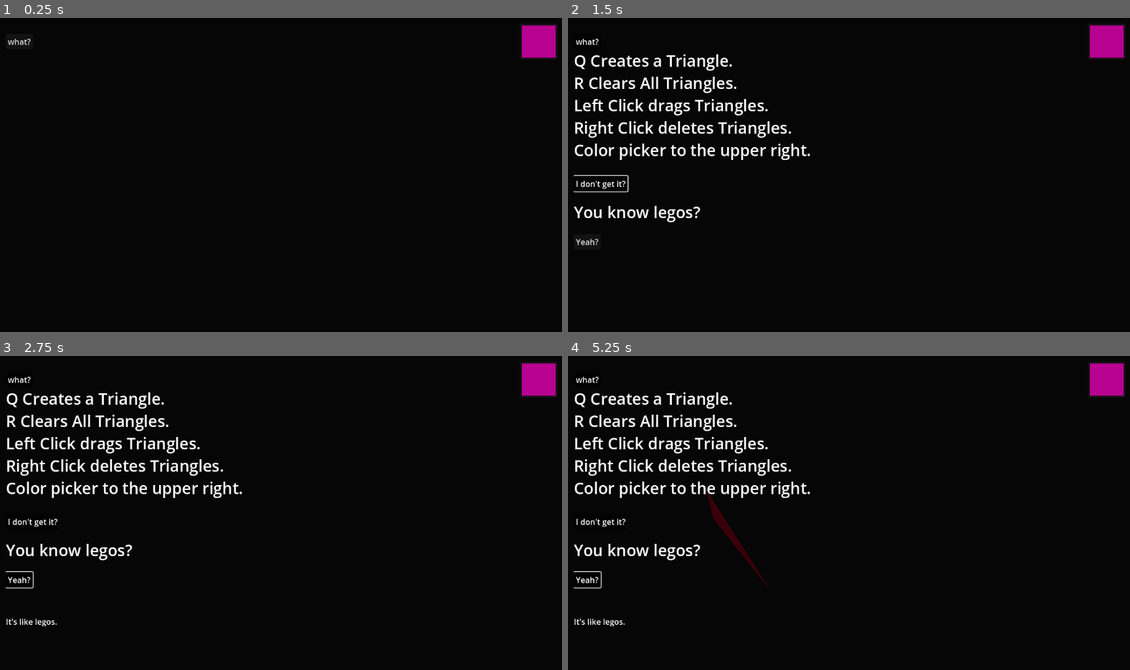
Above: before the commit, frames 1-4 (two rows, left to right).
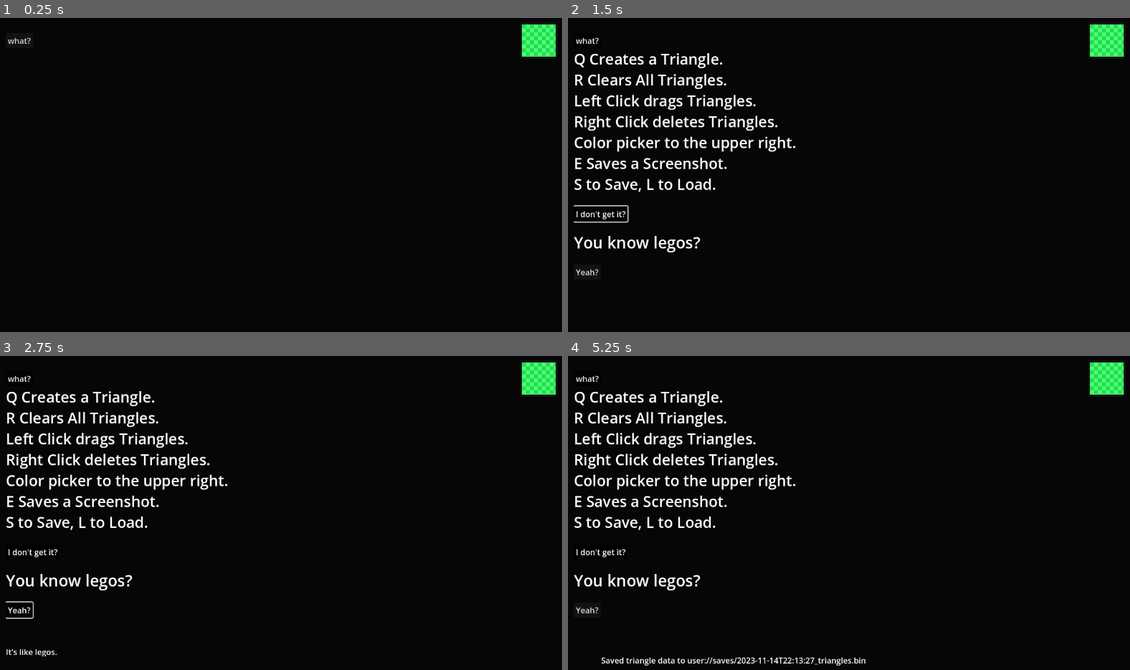
Above: after the commit, the same moments.

Repository: helloimowen/triangles
Game: Godot game, scene res://node_2d.tscn
Two runs of this game, one before a commit and one after it. Both use one fixed random seed, a clock stepped at 60 frames per second and the inputs below.
Inputs (mouse positions are in pixels of both pictures, inside the frame that each line leads up to):
- Up to frame 1 (0.25 s): no input
- Up to frame 2 (1.5 s): click "what?" at 0.5 s; click "I don't get it?" at 1.25 s
- Up to frame 3 (2.75 s): click "Yeah?" at 2 s
- Up to frame 4 (5.25 s): tap Enter at 2.75 s; move the mouse to (972, 500) at 2.77 s; tap E at 2.85 s; click (972, 500) at 2.92 s; tap L at 3.05, 4.35 s; click (607, 399) at 3.5 s, where only the run after the commit has a clickable "X"; tap Space at 4.25 s; move the mouse to (730, 531) at 4.27 s; hold S 4.28-5 s; click (730, 531) at 4.42 s; tap Q at 4.55 s; click (742, 456) at 5 s, where only the run after the commit has a clickable "2023-11-14T22:13:27_triangles…"

The runs differ from the first frame. In frame 1, 0.7% of the frame differs, in the area x 1-99%, y 2-13%; in frame 2, 7.3%; in frame 3, 7.4%; in frame 4, 8.1%, in the area x 1-99%, y 2-99%.

Commit message:
adding save and load (#2)

Diff:
--- /dev/null
+++ b/Close.gd
@@ -0,0 +1,5 @@
+extends Button
+
+# when button is pressed, hide the grandparent container
+func _on_Button_pressed():
+	get_parent().get_parent().hide()
--- a/makeTri.gd
+++ b/makeTri.gd
@@ -1,28 +1,198 @@
 extends Node2D
 
 const MIN_TRI_SIZE = 500
+const PREVIEW_SCALE = .25
+const AUTOSAVE_FRAMES = 1800
+const TIMER_DURATION = 3
 
+func _ready():
+	#make dir saves if it doesn't exist
+
+	var saves_dir = DirAccess.open("user://")
+	if not saves_dir.dir_exists("saves"):
+		saves_dir.make_dir("saves")
+
+# each frame, check and see if timer is done on the saved dialogue
+func _process(_delta):
+	var saved_dialogue = get_node("/root/Node2D/ColorRect/ImageSaved")
+	saved_dialogue.get_node("Timer").set("time_left", saved_dialogue.get_node("Timer").time_left - _delta)
+	if saved_dialogue.get_node("Timer").time_left <= 0:
+		saved_dialogue.hide()
+
+	# autosave
+	if Engine.get_frames_drawn() > AUTOSAVE_FRAMES and Engine.get_frames_drawn() % AUTOSAVE_FRAMES == 0:
+		save_all_tris('1_autosave')
 
 func _input(event):
 	# if "Q" is pressed, spawn a triangle SCENE
 	if event is InputEventKey and event.pressed and event.keycode == KEY_Q:
-		while true:
-			var triangle = load("res://triangle.tscn").instantiate()
-			# set triangle position to be centered on the mouse:
-			triangle.init_tri()
-			if triangle.get_tri_area() > MIN_TRI_SIZE:
-				triangle.position = get_global_mouse_position() - triangle.get_tri_center()
-
-				# if triangle is large enough to be visible, add it to the scene
-
-				add_child(triangle)
-				break
-
-			else:
-				print("triangle too small, try again buddy.")
+		make_tri()
 
 	# if "R" is pressed, clear all triangles from the scene
 	if event is InputEventKey and event.pressed and event.keycode == KEY_R:
-		for child in get_children():
-			if child is Polygon2D:  # CAREFUL IF WE EVER ADD ANY OTHER POLY2Ds LOL
-				child.queue_free()
+		clear_tris()
+
+	# if "E" is pressed, save the scene as a .png
+	if event is InputEventKey and event.pressed and event.keycode == KEY_E:
+		takeScreenshot()
+
+	# if "S" is pressed, save the scene as a bin file containing the a godot packed binary array
+	if event is InputEventKey and event.pressed and event.keycode == KEY_S:
+		save_all_tris()
+
+	# if "L" is pressed, load the scene from the godot binary format.
+	if event is InputEventKey and event.pressed and event.keycode == KEY_L:
+		load_tri_files()
+
+func make_tri(tri_min_size = MIN_TRI_SIZE):
+	while true:
+		var triangle = load("res://triangle.tscn").instantiate()
+		# set triangle position to be centered on the mouse:
+		triangle.init_tri()
+		if triangle.get_tri_area() > tri_min_size:
+			triangle.position = get_global_mouse_position() - triangle.get_tri_center()
+
+			# if triangle is large enough to be visible, add it to the scene
+
+			add_child(triangle)
+			break
+
+		else:
+			print("triangle too small, try again buddy.")
+
+func save_all_tris(filename_override=null):
+	var tri_list = []
+	for child in get_children():
+		if child is Polygon2D:
+			var poly_dict = {"poly_points": child.polygon, "color": child.color, "position": child.position}
+			tri_list.append(poly_dict)
+
+	var packed_tri_list = var_to_bytes(tri_list)
+	var current_iso_time = Time.get_datetime_string_from_system()
+
+	var file_name = "user://saves/"+ current_iso_time +"_triangles.bin"
+	if filename_override != null:
+		file_name = "user://saves/"+ filename_override +"_triangles.bin"
+
+	var write_file = FileAccess.open(file_name, FileAccess.WRITE)
+
+	# write packed tri list to file
+	write_file.store_buffer(packed_tri_list)
+	write_file.close()
+
+	var screenshot_name = 'saves/' + current_iso_time
+	if filename_override != null:
+		screenshot_name = "saves/" + filename_override
+
+	takeScreenshot("_preview", screenshot_name, PREVIEW_SCALE) # save thumbnail of scene
+
+	var saved_dialogue = get_node("/root/Node2D/ColorRect/ImageSaved")
+
+	await get_tree().create_timer(1.0 / 30).timeout # hack, timeout to beat the screenshot above...
+
+	saved_dialogue.set_text("Saved triangle data to " + file_name)
+	saved_dialogue.show()
+	saved_dialogue.get_node("Timer").start(TIMER_DURATION)
+
+	print("Saved triangle data to " + file_name)
+
+func load_tri_files():
+	var file_list = []
+	var photo_list = []
+	# sort lists:
+
+	var user_files = DirAccess.open("user://saves")
+	if user_files:
+		user_files.list_dir_begin()
+		while true:
+			var filename = user_files.get_next()
+
+			if "_triangles.bin" in filename:
+				file_list.append(filename)
+				photo_list.append(filename.replace("_triangles.bin", "_preview.png"))
+			elif filename == "":
+				break
+	else:
+		print("no files found!")
+
+	file_list.sort() # uhhh, both paths start with iso dates, so should sort correctly.
+	photo_list.sort()
+
+	# user_files.free() # uhh maybe I need this?
+
+	var list_of_saves = get_node("/root/Node2D/ColorRect/ScrollContainer/SavedFiles")
+	for each in list_of_saves.get_children():
+		if not each.name == "Close":
+			each.queue_free()
+
+	for i in range(file_list.size()):
+		print(file_list[i])
+		# load image in photo_list[i] and set as tooltip
+
+		var preview_image = ImageTexture.new()
+		var image = Image.load_from_file('user://saves/' + photo_list[i])
+		preview_image.set_image(image)
+
+		var save_button = Button.new()
+		save_button.set_text(file_list[i])
+		save_button.icon = preview_image
+		save_button.pressed.connect(self.load_triangles.bind(file_list[i]))
+		list_of_saves.add_child(save_button)
+
+	list_of_saves.get_parent().show()
+
+func load_triangles(file_name):
+	clear_tris()
+	var read_file = FileAccess.open('user://saves/' + file_name, FileAccess.READ)
+	var packed_tri_list = read_file.get_buffer(read_file.get_length())
+	read_file.close()
+	var tri_list = bytes_to_var(packed_tri_list)
+	for tri in tri_list:
+		var triangle = load("res://triangle.tscn").instantiate()
+		triangle.polygon = tri["poly_points"]
+		triangle.color = tri["color"]
+		triangle.position = tri["position"]
+		triangle.set_mod_color(false)
+
+		# add collision to existing collisionPolygon2D
+
+		triangle.get_child(0).get_child(0).set("polygon", tri["poly_points"])
+
+		add_child(triangle)
+	var list_of_saves = get_node("/root/Node2D/ColorRect/ScrollContainer/SavedFiles")
+	list_of_saves.get_parent().hide()
+
+	print("Loaded triangles from " + file_name)
+
+
+func clear_tris():
+	for child in get_children():
+		if child is Polygon2D:  # CAREFUL IF WE EVER ADD ANY OTHER POLY2Ds LOL
+			child.queue_free()
+
+
+func takeScreenshot(tag="_screenshot", override_filename=null, resolution=1.0):
+	var saved_dialogue = get_node("/root/Node2D/ColorRect/ImageSaved")
+	saved_dialogue.hide()
+	# use await to wait so that the saved dialogue can hide
+	await get_tree().create_timer(1.0 / 30).timeout
+	var img = get_viewport().get_texture().get_image()
+	img.resize(img.get_width() * resolution, img.get_height() * resolution)
+	var current_iso_time = Time.get_datetime_string_from_system()
+	var img_name = "user://" + current_iso_time + tag + ".png"
+
+	if override_filename != null:
+		img_name = "user://" + override_filename + tag + ".png"
+
+	# if running the web build, save to local filesystem using JavaScript:
+	if OS.get_name() == "HTML5" and tag == "_screenshot":
+		var img_buf = img.save_png_to_buffer()
+		JavaScriptBridge.download_buffer(img_buf, img_name, "image/png")
+
+	img.save_png(img_name)
+
+	var save_msg = "Saved " + img_name + " :^)"
+
+	saved_dialogue.set_text(save_msg)
+	saved_dialogue.show()
+	saved_dialogue.get_node("Timer").start(TIMER_DURATION)
--- a/node_2d.tscn
+++ b/node_2d.tscn
@@ -1,7 +1,11 @@
-[gd_scene load_steps=3 format=3 uid="uid://blrp13weuf08b"]
+[gd_scene load_steps=5 format=3 uid="uid://b32tno4nqwb4k"]
 
 [ext_resource type="Script" path="res://makeTri.gd" id="1_3kmqo"]
 [ext_resource type="Script" path="res://instructionsButton.gd" id="2_ey6n6"]
+[ext_resource type="Script" path="res://Close.gd" id="3_6l61x"]
+
+[sub_resource type="RectangleShape2D" id="RectangleShape2D_jtiar"]
+size = Vector2(100, 128)
 
 [node name="Node2D" type="Node2D"]
 script = ExtResource("1_3kmqo")
@@ -9,8 +13,9 @@
 metadata/_edit_horizontal_guides_ = [32.0]
 
 [node name="ColorRect" type="ColorRect" parent="."]
+offset_top = -2.0
 offset_right = 7680.0
-offset_bottom = 4320.0
+offset_bottom = 4318.0
 mouse_filter = 2
 color = Color(0.0235294, 0.0235294, 0.0235294, 1)
 
@@ -20,7 +25,7 @@
 offset_top = 11.0
 offset_right = 1142.0
 offset_bottom = 84.0
-color = Color(0.721569, 0, 0.568627, 1)
+color = Color(0, 1, 0.235294, 0.709804)
 
 [node name="Button" type="Button" parent="ColorRect"]
 layout_mode = 0
@@ -39,18 +44,20 @@
 offset_right = 1133.0
 offset_bottom = 635.0
 mouse_filter = 2
-theme_override_font_sizes/normal_font_size = 32
+theme_override_font_sizes/normal_font_size = 30
 text = "Q Creates a Triangle.
 R Clears All Triangles.
 Left Click drags Triangles.
 Right Click deletes Triangles.
-Color picker to the upper right."
+Color picker to the upper right.
+E Saves a Screenshot.
+S to Save, L to Load."
 
 [node name="Button" type="Button" parent="ColorRect/Button/RichTextLabel"]
 layout_mode = 0
-offset_top = 255.0
+offset_top = 318.0
 offset_right = 108.0
-offset_bottom = 286.0
+offset_bottom = 349.0
 toggle_mode = true
 text = "I don't get it?"
 script = ExtResource("2_ey6n6")
@@ -82,6 +89,100 @@
 mouse_filter = 2
 text = "It's like legos."
 
+[node name="ImageSaved" type="RichTextLabel" parent="ColorRect"]
+visible = false
+layout_mode = 0
+offset_left = 87.0
+offset_top = 603.0
+offset_right = 1107.0
+offset_bottom = 635.0
+mouse_filter = 2
+text = "Image Saved :^)"
+
+[node name="Timer" type="Timer" parent="ColorRect/ImageSaved"]
+wait_time = 3.0
+one_shot = true
+
+[node name="ScrollContainer" type="ScrollContainer" parent="ColorRect"]
+visible = false
+custom_minimum_size = Vector2(980, 523)
+layout_mode = 0
+offset_left = 86.0
+offset_top = 63.0
+offset_right = 1066.0
+offset_bottom = 586.0
+
+[node name="SavedFiles" type="VBoxContainer" parent="ColorRect/ScrollContainer"]
+layout_mode = 2
+
+[node name="Close" type="Button" parent="ColorRect/ScrollContainer/SavedFiles"]
+layout_mode = 2
+theme_override_font_sizes/font_size = 32
+text = "X"
+script = ExtResource("3_6l61x")
+
+[node name="TriDuplicator" type="ColorRect" parent="ColorRect"]
+visible = false
+layout_mode = 0
+offset_left = 477.0
+offset_top = 537.0
+offset_right = 733.0
+offset_bottom = 665.0
+color = Color(1, 1, 1, 0.392157)
+
+[node name="OutSide" type="ColorRect" parent="ColorRect/TriDuplicator"]
+layout_mode = 0
+offset_left = 155.0
+offset_right = 255.0
+offset_bottom = 128.0
+color = Color(1, 1, 1, 0.392157)
+
+[node name="RichTextLabel" type="RichTextLabel" parent="ColorRect/TriDuplicator/OutSide"]
+layout_mode = 0
+offset_left = 32.0
+offset_top = 104.0
+offset_right = 66.0
+offset_bottom = 128.0
+text = "Out"
+
+[node name="InSide" type="ColorRect" parent="ColorRect/TriDuplicator"]
+layout_mode = 0
+offset_right = 100.0
+offset_bottom = 128.0
+color = Color(1, 1, 1, 0.392157)
+
+[node name="Area2D" type="Area2D" parent="ColorRect/TriDuplicator/InSide"]
+
+[node name="CollisionShape2D" type="CollisionShape2D" parent="ColorRect/TriDuplicator/InSide/Area2D"]
+position = Vector2(50, 64)
+shape = SubResource("RectangleShape2D_jtiar")
+
+[node name="RichTextLabel" type="RichTextLabel" parent="ColorRect/TriDuplicator/InSide"]
+layout_mode = 0
+offset_left = 40.0
+offset_top = 105.0
+offset_right = 62.0
+offset_bottom = 129.0
+text = "In"
+
+[node name="Duplicate" type="Button" parent="ColorRect/TriDuplicator"]
+layout_mode = 0
+offset_left = 93.0
+offset_top = 102.0
+offset_right = 159.0
+offset_bottom = 127.0
+theme_override_font_sizes/font_size = 12
+text = "duplicate!"
+
+[node name="Close" type="Button" parent="ColorRect/TriDuplicator"]
+layout_mode = 0
+offset_left = 117.0
+offset_right = 139.0
+offset_bottom = 25.0
+theme_override_font_sizes/font_size = 12
+text = "X"
+
 [connection signal="toggled" from="ColorRect/Button" to="ColorRect/Button" method="_reveal_instructions"]
 [connection signal="toggled" from="ColorRect/Button/RichTextLabel/Button" to="ColorRect/Button/RichTextLabel/Button" method="_reveal_instructions"]
 [connection signal="toggled" from="ColorRect/Button/RichTextLabel/Button/RichTextLabel/Button" to="ColorRect/Button/RichTextLabel/Button/RichTextLabel/Button" method="_reveal_instructions"]
+[connection signal="pressed" from="ColorRect/ScrollContainer/SavedFiles/Close" to="ColorRect/ScrollContainer/SavedFiles/Close" method="_on_Button_pressed"]
--- a/rand_tri.gd
+++ b/rand_tri.gd
@@ -5,20 +5,24 @@
 const LERP_SPEED = 0.9
 const MUTE_COLORS = Color(0.9, 0.9, 0.9, 1)
 
+var mod_color = true
 
 # Called when the node enters the scene tree for the first time.
 func _ready():
-	set_color_from_color_picker()
+	if mod_color:
+		set_color_from_color_picker()
 
+func set_mod_color(do_mod_color) -> void:
+	mod_color = do_mod_color
 
-func get_tri_area():
+func get_tri_area() -> float:
 	var p1 = polygon[0]
 	var p2 = polygon[1]
 	var p3 = polygon[2]
 	return abs((p1.x * (p2.y - p3.y) + p2.x * (p3.y - p1.y) + p3.x * (p1.y - p2.y)) / 2.0)
 
 
-func init_tri():
+func init_tri() -> void:
 	# Give triangle an initial random color
 	var new_color = Color(randf(), randf(), randf(), 0.9)
 	self.set("color", new_color)
@@ -36,27 +40,28 @@
 	get_child(0).get_child(0).set("polygon", [p1, p2, p3])
 
 
-func get_color_picker_value():
+
+func get_color_picker_value() -> Color:
 	#find color picker in scene:
 	var color_picker = get_node("/root/Node2D/ColorRect/ColorPickerButton")
 	return color_picker.get("color")
 
 
-func set_color_from_color_picker():
+func set_color_from_color_picker() -> void:
 	# multiply current color by color picker value
 	var mod_color = get_color_picker_value()
 	var new_color = (self.get("color") * MUTE_COLORS) * mod_color
 	self.set("color", new_color)
 
 
-func get_tri_center():
+func get_tri_center() -> Vector2:
 	var p1 = polygon[0]
 	var p2 = polygon[1]
 	var p3 = polygon[2]
 	return (p1 + p2 + p3) / 3.0
 
 
-func _make_rand_normalized_vec(max_val, starting_point = Vector2(0, 0)):
+func _make_rand_normalized_vec(max_val, starting_point = Vector2(0, 0)) -> Vector2:
 	var new_x = randi() % max_val
 	var new_y = randi() % max_val
 	return starting_point + Vector2(new_x, new_y)
Binary file added: examples/fish.png
Binary file added: examples/grasshopper.png
Binary file added: examples/ship.png
Not shown: 1 places in triangle.tscn that only renumber resources
Not shown, changed: .github/workflows/build-pull-request.yml
Not shown, changed: README.md
